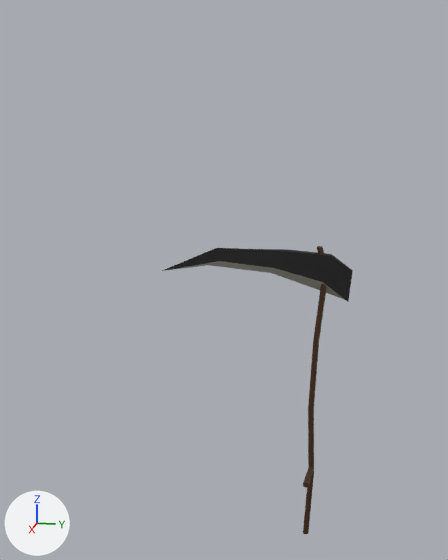
The Blender file Assets/Meshes/blade.blend: old version first, new version second.
One viewpoint serves both versions: a 50 mm lens placed at (11.54, 0.49, 5.44), pointed at (0.17, -1.78, 2.6). The lights are fixed; the arrows at lower left show +X, +Y and +Z.

The first picture shows 'Blade'.
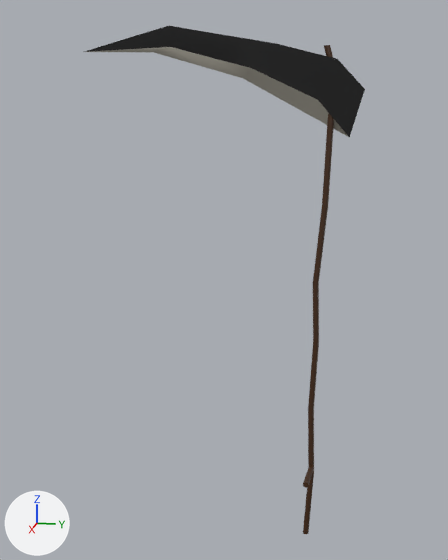
Pixel boxes [x1, y1, x2, y2] of what changed, in the pictures (448 x 560 px):
'Blade', reshaped (47% wider, 76% taller): before [162, 246, 353, 534]; after [84, 26, 365, 534]
part 1 of me_cylinder_001, added: after [84, 26, 365, 137]
part 2 of me_cylinder_001, deleted: before [162, 248, 353, 302]
part 3 of me_cylinder_001, built on: before [317, 246, 324, 254]; after [313, 45, 334, 284]

What the commit changed:
me_cylinder_001 is used by ob_blade; location (0.0, 0.0, 0.0).
me_cylinder_001 had 152 vertices, 122 faces and spanned x -0.08..0.68, y -3.08..0.62, z -2.83..3.28.
me_cylinder_001 now has 184 vertices, 154 faces and spans x -0.08..0.68, y -4.5..0.68, z -2.83..7.22.
me_cylinder_001 part 1: a new loose piece of 24 vertices spanning x -0.08..0.08, y -4.5..0.68, z 5.27..7.22.
me_cylinder_001 part 2: the loose piece of 24 vertices spanning x -0.08..0.08, y -3.08..0.62, z 2.25..3.19 is deleted.
Part 3, on me_cylinder_001:
16 vertices are removed from x -0.06..0.06, y -0.06..0.05, z 3.28.
17 faces are deleted.
13 vertices in x -0.06..0.06, y 0.08..0.19, z 2.83 move by (0.0, -0.18, -0.25).
3 vertices in x -0.02..0.02, y 0.08..0.19, z 2.83 move by (0.0, -0.19, -0.25).
3 vertices are added at (0.02, 0.19, 6.36), (0.0, 0.08, 6.36), (-0.02, 0.19, 6.36).
16 new vertices lie (0.0, 0.12, 1.47) away from vertices in x -0.06..0.06, y 0.08..0.19, z 2.83.
13 new vertices lie (0.0, 0.06, 2.31) away from vertices in x -0.06..0.06, y 0.02..0.13, z 4.05.
10 new vertices lie (0.0, -0.13, 0.46) away from vertices in x -0.06..0.06, y 0.09..0.17, z 6.36.
6 new vertices lie (0.0, -0.14, 0.46) away from vertices in x -0.02..0.02, y 0.08..0.19, z 6.36.
49 new faces join them, mat_wood (brown #442810).
